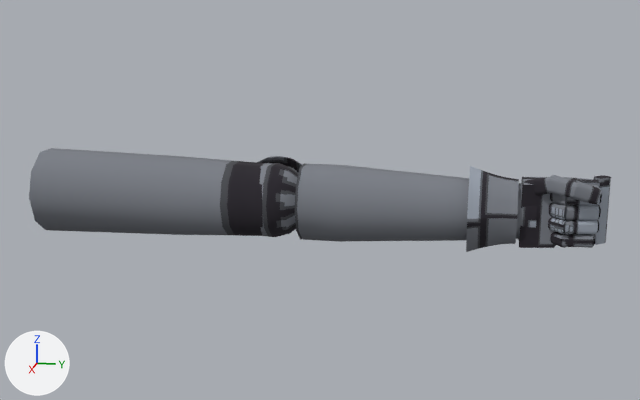
What one commit did to the glTF model templates/models/gauntlets/mailed/mailed_L.glb.
Rendered twice from a camera (50 mm lens) standing at (1.036, -0.032, 0.262) and looking at (-0.006, -0.241, 0.001). The axes (+X, +Y, +Z) are drawn at lower left. The lights are the same throughout. The first picture is the older version. Vertices at exactly the same position are counted once.

Names of what the first picture shows: 'mailed_L mesh'.
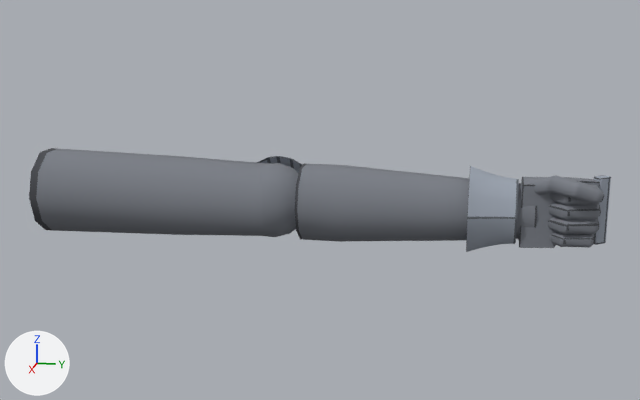
The change in detail:
me_mailed_l is used by ob_mailed_l_mesh; location (0.0, 0.0, 0.0).
me_mailed_l had 834 vertices, 1294 faces and spanned x -0.059..0.05, y -0.6..0.102, z -0.053..0.053.
me_mailed_l now has 1114 vertices, 2104 faces and spans x -0.059..0.05, y -0.6..0.102, z -0.053..0.053.
me_mailed_l part 1: the loose piece of 24 vertices spanning x -0.004..0.033, y 0.001..0.042, z 0.02..0.049 is rebuilt with 40 vertices and now spans x -0.003..0.031, y 0.001..0.041, z 0.021..0.048.
me_mailed_l part 2: the loose piece of 24 vertices spanning x 0.0..0.029, y 0.029..0.056, z -0.033..-0.018 is rebuilt with 48 vertices and now spans x 0.0..0.029, y 0.03..0.055, z -0.033..-0.018.
me_mailed_l part 3: the loose piece of 24 vertices spanning x 0.025..0.045, y 0.052..0.085, z 0.022..0.047 is rebuilt with 48 vertices and now spans x 0.025..0.045, y 0.05..0.089, z 0.022..0.047.
me_mailed_l part 4: the loose piece of 24 vertices spanning x 0.015..0.045, y 0.027..0.065, z 0.028..0.05 is rebuilt with 40 vertices and now spans x 0.016..0.043, y 0.025..0.064, z 0.028..0.05.
me_mailed_l part 5: a new loose piece of 48 vertices spanning x 0.002..0.033, y 0.027..0.058, z -0.001..0.018, in mat_retro (picture img_image_0).
me_mailed_l part 6: a new loose piece of 40 vertices spanning x 0.01..0.032, y 0.046..0.088, z -0.001..0.018, in mat_retro (picture img_image_0).
me_mailed_l part 7: 3 vertices moved within x 0.011..0.025, y 0.055..0.079, z -0.029..-0.001; 232 vertices removed from x -0.02..0.033, y 0.027..0.089, z -0.033..0.034; 288 vertices added at x -0.024..0.032, y 0.027..0.088, z -0.033..0.034.
me_mailed_l part 8: 854 kept faces spanning x -0.059..0.05, y -0.6..0.102, z -0.053..0.053 get new texture (UV) coordinates.
Other edits to the shape of me_mailed_l do not show in these pictures.

Pixel boxes [x1, y1, x2, y2] of what changed, in the pictures (640 x 400 px; the box of a moved part takes in the faces that stretch with it):
part 1 of me_mailed_l, rebuilt
    before: [524, 177, 550, 195]
    after: [526, 176, 552, 195]
part 2 of me_mailed_l, rebuilt
    before: [550, 232, 565, 248]
    after: [550, 232, 567, 247]
part 3 of me_mailed_l, rebuilt (10% wider)
    before: [571, 181, 601, 205]
    after: [571, 181, 604, 204]
part 4 of me_mailed_l, rebuilt
    before: [547, 175, 578, 198]
    after: [547, 175, 576, 198]
part 5 of me_mailed_l, added
    after: [549, 202, 570, 220]
part 6 of me_mailed_l, added
    after: [568, 205, 601, 220]
part 7 of me_mailed_l, moved or reshaped
    before: [548, 184, 602, 248]
    after: [548, 184, 599, 248]
part 8 of me_mailed_l, surface changed (lighter)
    both: [29, 148, 611, 252]
